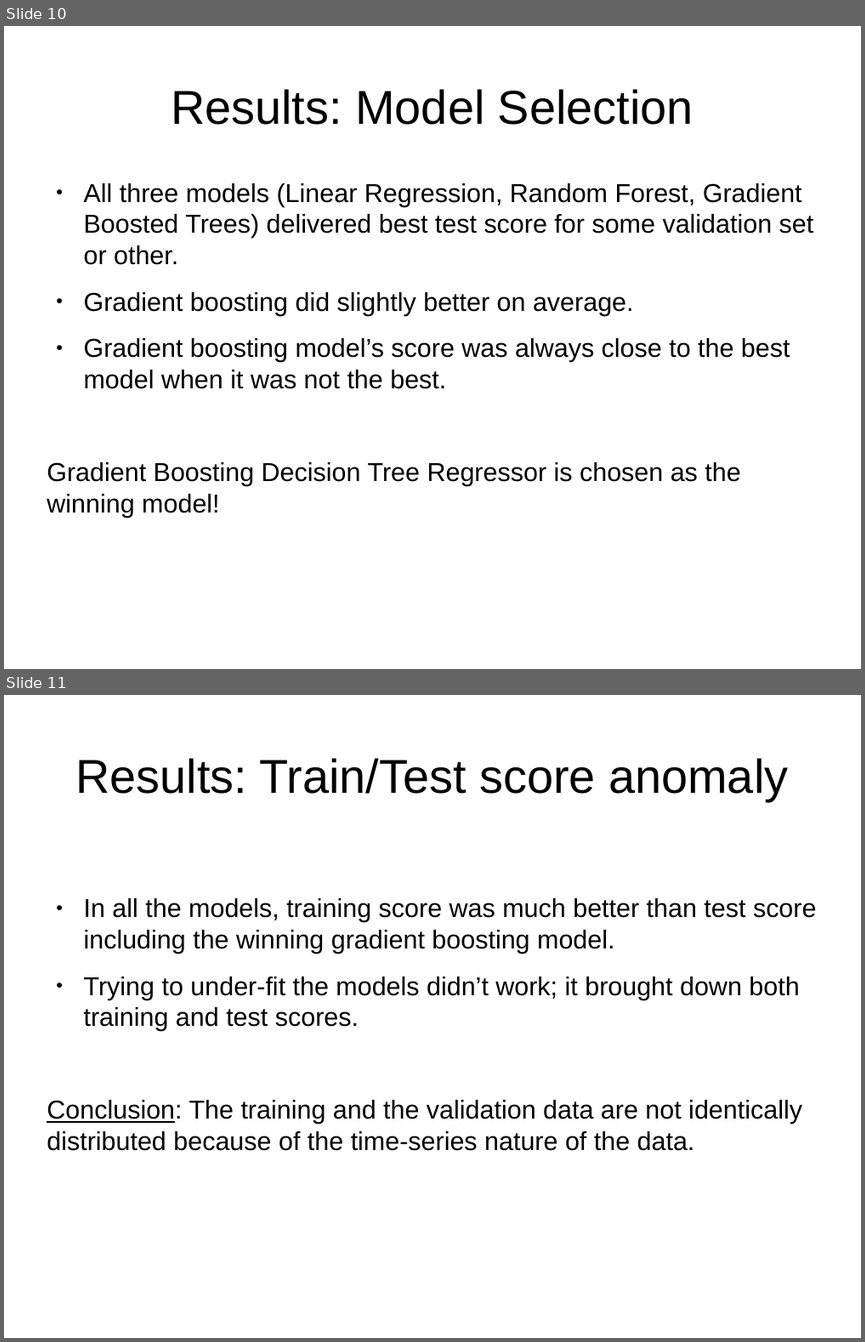
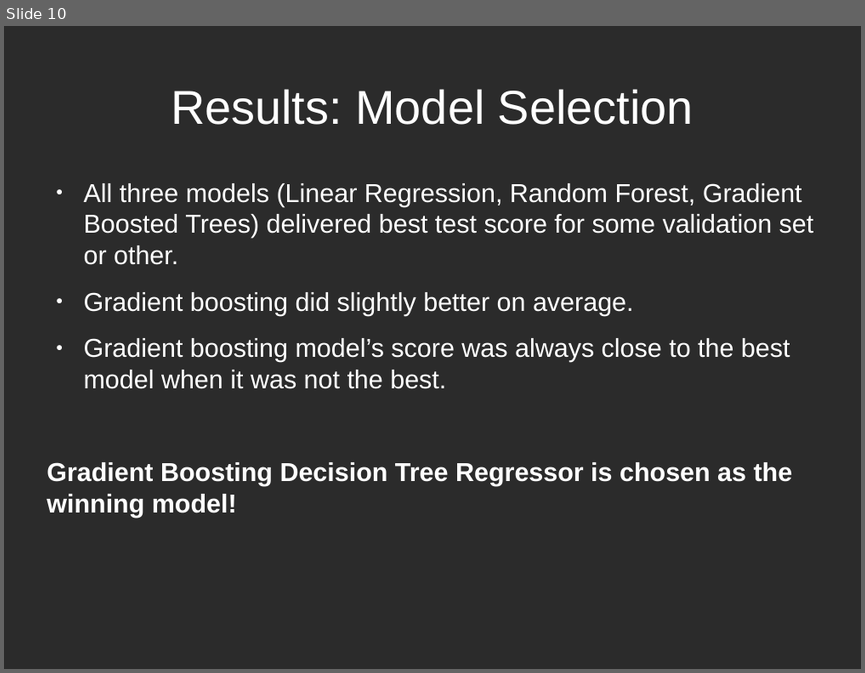
Before and after one commit to prantik-ghosh/bowling_performance_predictor_in_test_cricket, a slide deck: prantik_presentation_outline.odp. Shown one above the other, each under a label of ours: slides 10 and 11 before the commit, slide 10 after it. The pictures are 865x1342 and 865x673 pixels, drawn with LibreOffice and Linux fonts; fonts in the diff are those of the drawing; background and template pictures are left out; a plain dark background stands for a picture behind light text. Boxes give left, top, right and bottom in pixels: in the first picture for what was removed or moved away, otherwise in the second. Text is boxed around its words. In the diff, an @@ line names an element or a change of style, - is before the commit and + after.

```diff
--- a/prantik_presentation_outline.odp
+++ b/prantik_presentation_outline.odp
@@ slide 11 removed at box(4, 695, 861, 1338), background #FFFFFF @@
@@ title removed at box(75, 758, 788, 801) @@
-Results: Train/Test score anomaly
@@ text removed at box(46, 898, 817, 1151) @@
-● In all the models, training score was much better than test score including the winning gradient boosting model.
-● Trying to under-fit the models didn’t work; it brought down both training and test scores.
-Conclusion: The training and the validation data are not identically distributed because of the time-series nature of the data.
@@ slide 10 changed as well @@
@@ background #FFFFFF to picture (left out) @@
@@ title "Results: Model Selection" at box(171, 89, 693, 125): text colour #000000 to #FFFFFF @@
@@ text "All three models (Linear Regression, ..." at box(46, 183, 814, 516): text colour #000000 to #FFFFFF; bold on in "Gradient Boosting Decision Tree Regressor is chosen ..."; bullet colour #000000 to #FFFFFF @@
```
Also in this commit, not shown: 11 other slides changed, 2 slides added, 2 other slides removed, 3 other files.
